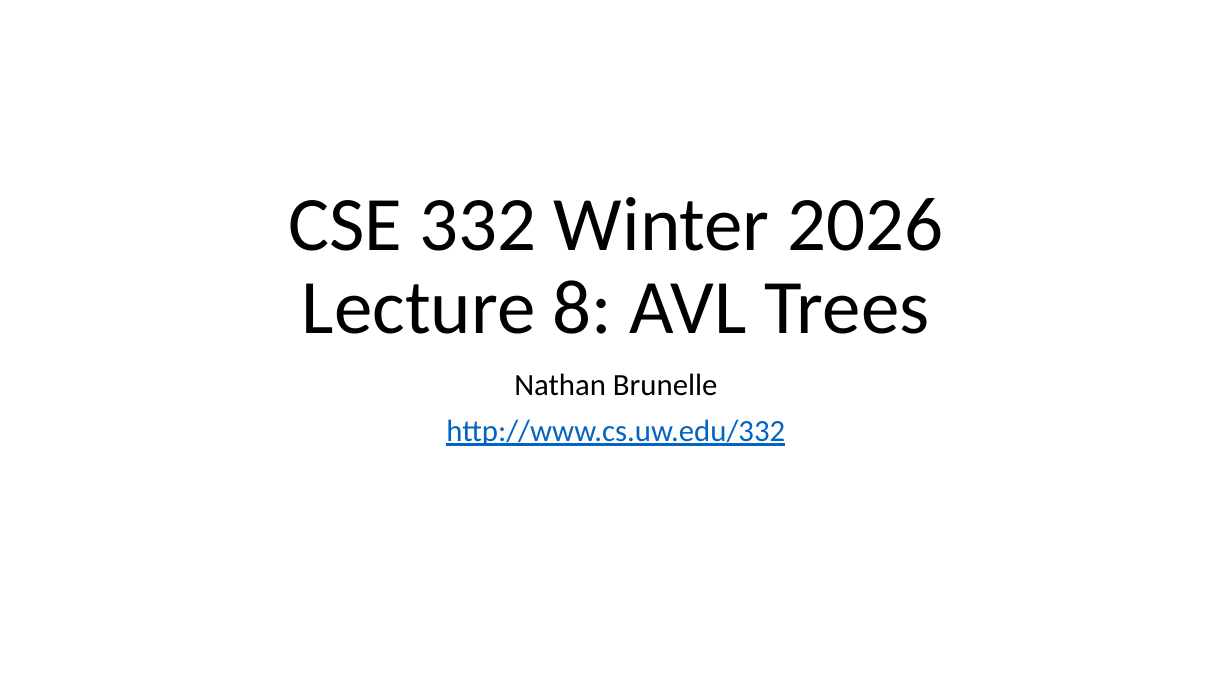
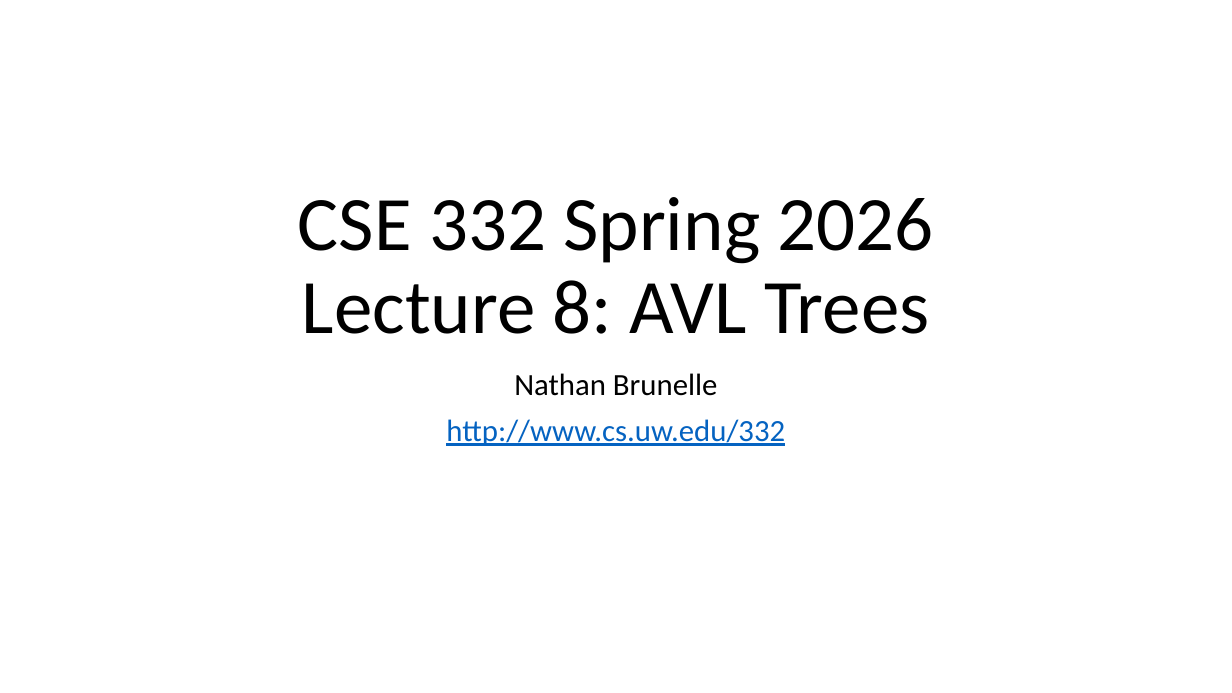
Before and after one commit to natebrunelle/cse332, a slide deck: slide 1 of demo_site/files/slides/lecture8_avl_inkb.pptx. Drawn at 1232x693 pixels with LibreOffice and Linux fonts; fonts in the diff are those of the drawing. Boxes give left, top, right and bottom in pixels: in the first picture for what was removed or moved away, otherwise in the second. Text is boxed around its words. In the diff, an @@ line names an element or a change of style, - is before the commit and + after.

```diff
--- a/demo_site/files/slides/lecture8_avl_inkb.pptx
+++ b/demo_site/files/slides/lecture8_avl_inkb.pptx
@@ title at [298, 197, 934, 334]: text changed @@
-CSE 332 Winter 2026
-Lecture 8: AVL Trees
+CSE 332 Spring 2026
+Lecture 8: AVL Trees
```
Also in this commit, not shown: 27 other slides changed, 3 slides added, 7 slides removed, 8 other files.
